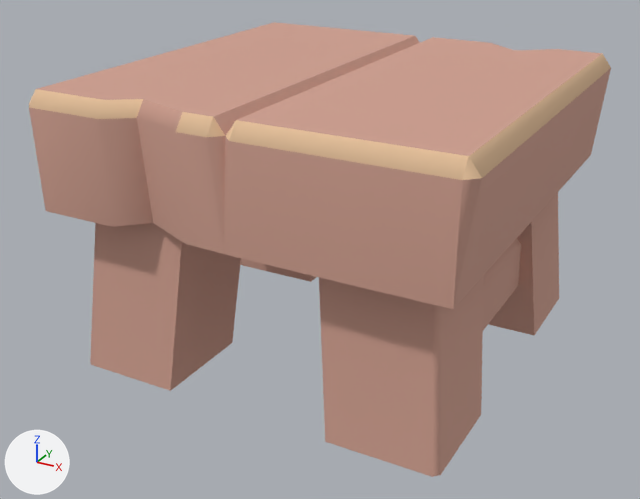
An edit to the glTF model example_game/world/props/stool.prop/model.glb, drawn before and after from the same camera.
Both versions are drawn from a 50 mm camera at (0.486, -0.942, 0.56) aimed at (-0.014, -0.033, 0.105). The lights are fixed; the arrows at lower left show +X, +Y and +Z. The first picture is the older version. Vertices at exactly the same position are counted once.

Names of what the first picture shows: 'model'.
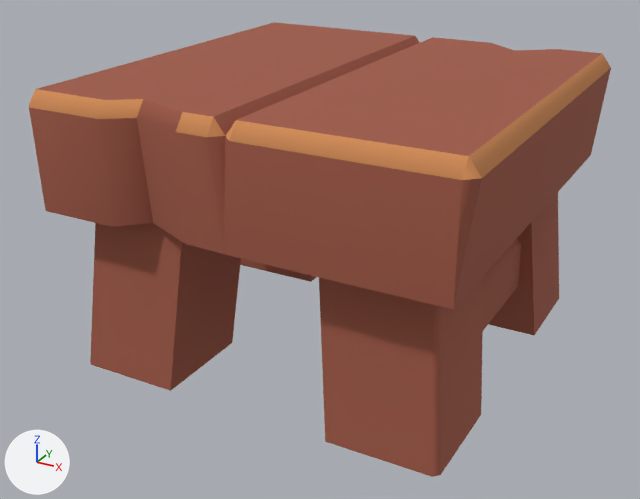
Boxes (x1, y1, x2, y2) around the edits, measured in the pictures (640 x 499 px):
part 1 of me_model, recoloured (beige to brown): (29, 22, 611, 477) in both
part 2 of me_model, recoloured (beige to orange): (29, 53, 611, 180) in both

The change in detail:
me_model has 112 vertices, 172 faces and spans x -0.263..0.263, y -0.263..0.263, z -0.02..0.33.
me_model is used by ob_model.
me_model part 1: 140 faces centred in x -0.258..0.258, y -0.263..0.263, z -0.02..0.33 are repainted in the vertex colours; the middle colour goes from beige #d0a090 to brown #a05a47.
me_model part 2: 32 faces centred in x -0.258..0.258, y -0.258..0.258, z 0.318..0.324 are repainted in the vertex colours; the middle colour goes from beige #edc7a0 to orange #d9915a.
